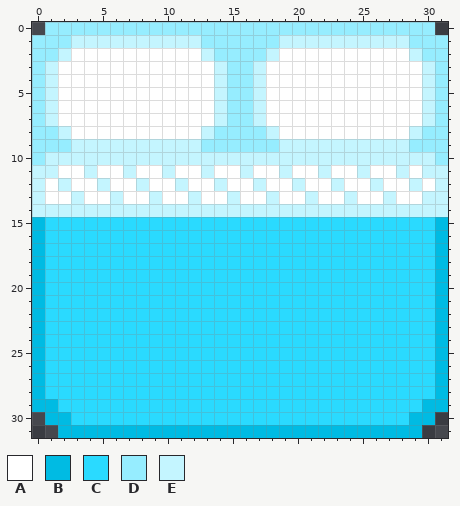
One commit to this pixel-art sprite: assets/Bed.png. Above: the version before the commit.
The file is 32x32 pixels.
Palette (. is transparent): A #ffffff  B #00bbe3  C #2adaff  D #96edff  E #c4f5ff
Now the later version:
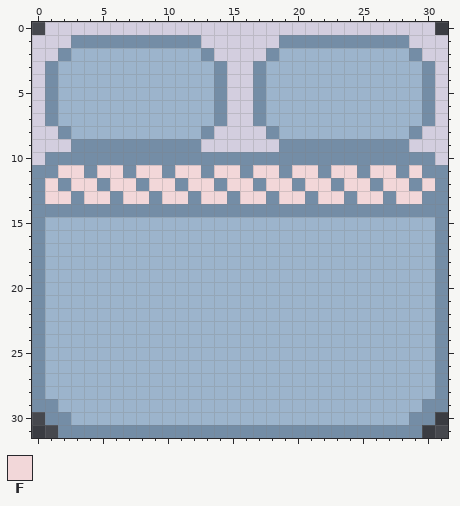
Colours new in this view: F #f2d7d9
Change:
Colour C changes from #2adaff to #9cb4cc.
Colour D changes from #96edff to #d3cedf.
Colour E changes from #c4f5ff to #748da6.
Colour A gives way to colour C in row 2 at x 3 to 12 and 19 to 28; in rows 3 to 7 at x 2 to 13 and 18 to 29; in row 8 at x 3 to 12 and 19 to 28.
Colour B gives way to colour E in rows 15 to 28 at x 0 and 31; in row 29 at x 0 to 1 and 30 to 31; in row 30 at x 1 to 2 and 29 to 30; in row 31 at x 2 to 29.
Colour A gives way to colour F in row 11 at x 2 to 3, 5 to 6, 8 to 9, 11 to 12, 14 to 15, 17 to 18, 20 to 21, 23 to 24, 26 to 27 and 29; in row 12 at x 1, 3 to 4, 6 to 7, 9 to 10, 12 to 13, 15 to 16, 18 to 19, 21 to 22, 24 to 25, 27 to 28 and 30; in row 13 at x 1 to 2, 4 to 5, 7 to 8, 10 to 11, 13 to 14, 16 to 17, 19 to 20, 22 to 23, 25 to 26 and 28 to 29.
Pixel boxes of the changes (left, top, right, bottom) in both pictures:
changed: (32, 22, 448, 438)
